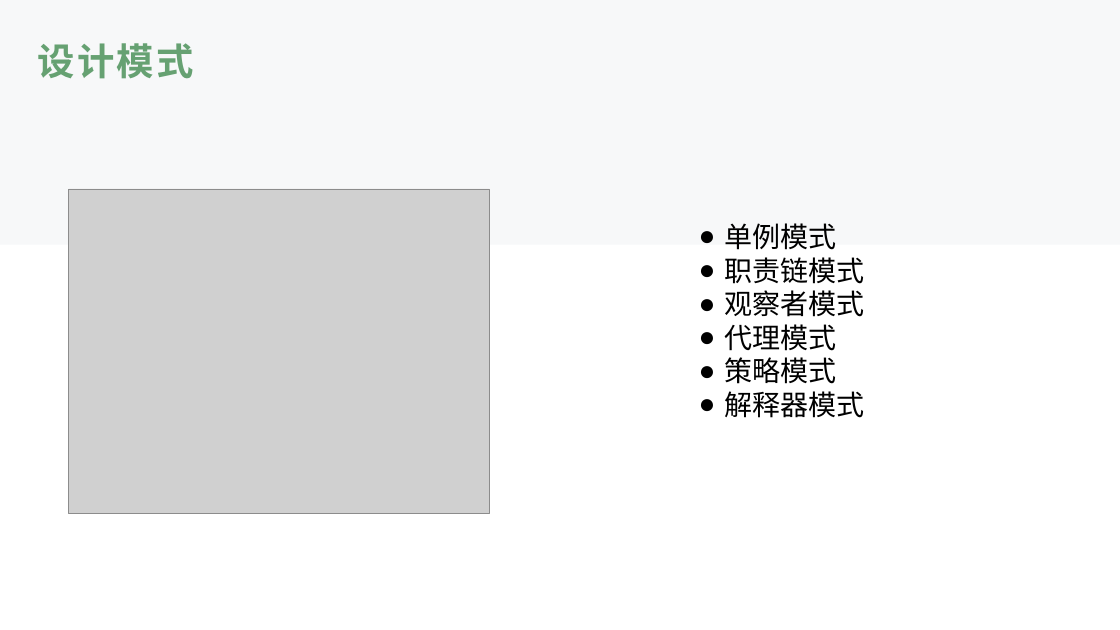
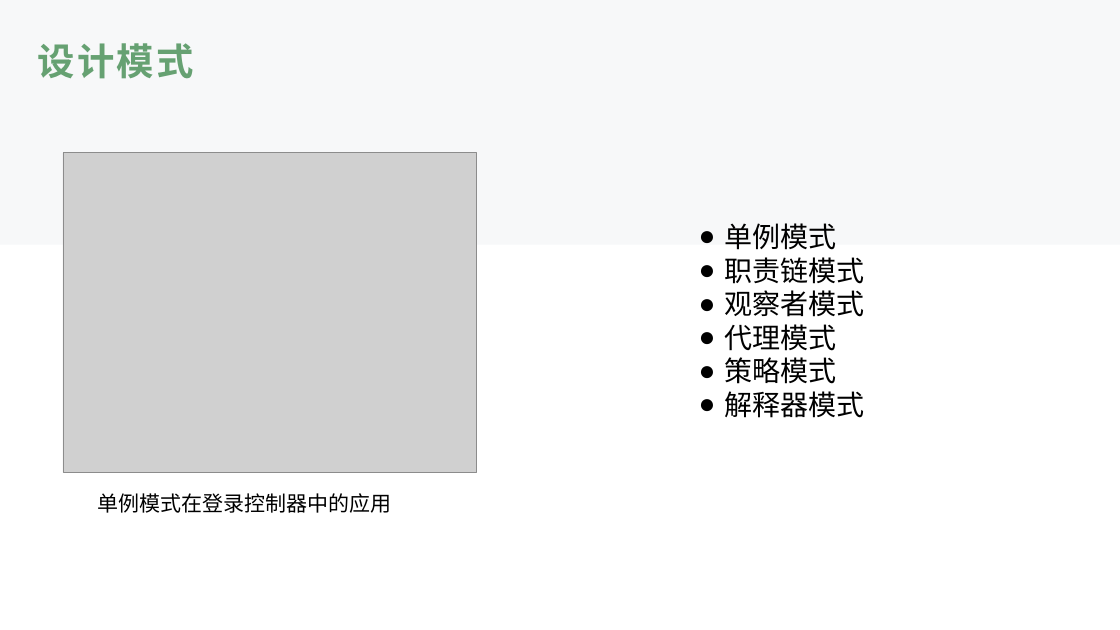
Before and after one commit to TangciuYueng/SAD, a slide deck: slide 5 of HWpre-Final.pptx (slide 6 before the commit). Drawn at 1120x630 pixels with LibreOffice and Linux fonts; fonts in the diff are those of the drawing; grey boxes stand for pictures; background and template pictures are left out. Boxes give left, top, right and bottom in pixels: in the first picture for what was removed or moved away, otherwise in the second. Text is boxed around its words. In the diff, an @@ line names an element or a change of style, - is before the commit and + after.

```diff
--- a/HWpre-Final.pptx
+++ b/HWpre-Final.pptx
@@ picture: place and size @@
-picture at [69, 189, 490, 513]
+picture at [63, 153, 476, 472]
@@ text added at [98, 493, 392, 513], 18 pt, text #000000 @@
+单例模式在登录控制器中的应用
```
Also in this commit, not shown: 16 other slides changed, 3 slides added, 8 slides removed, 3 other files.
